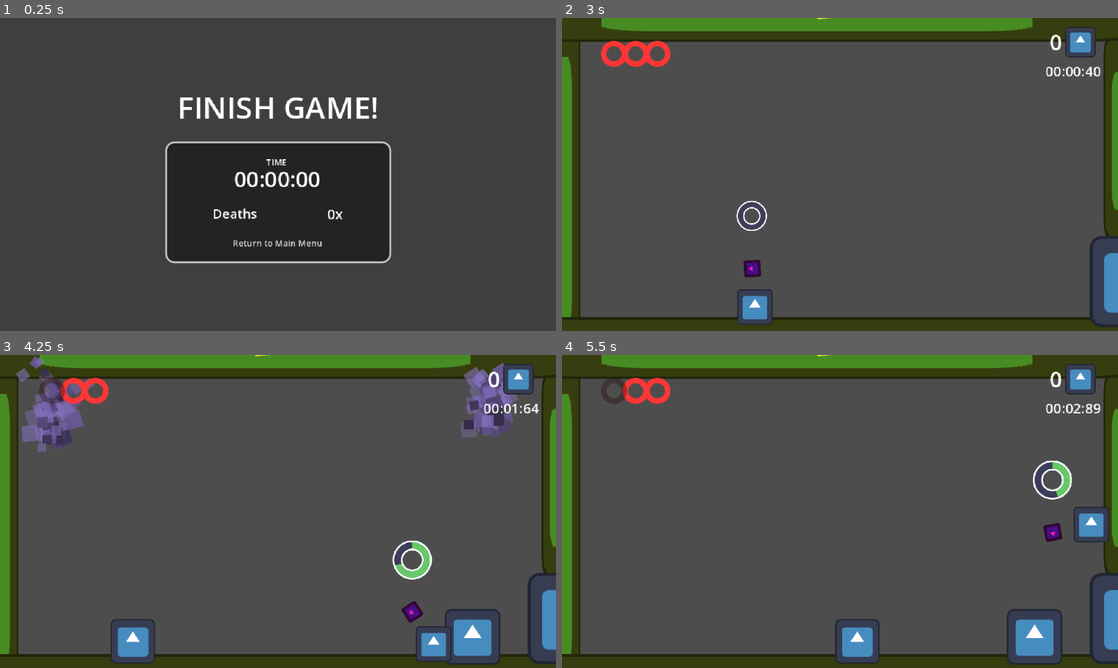
Above: before the commit, frames 1-4 (two rows, left to right).
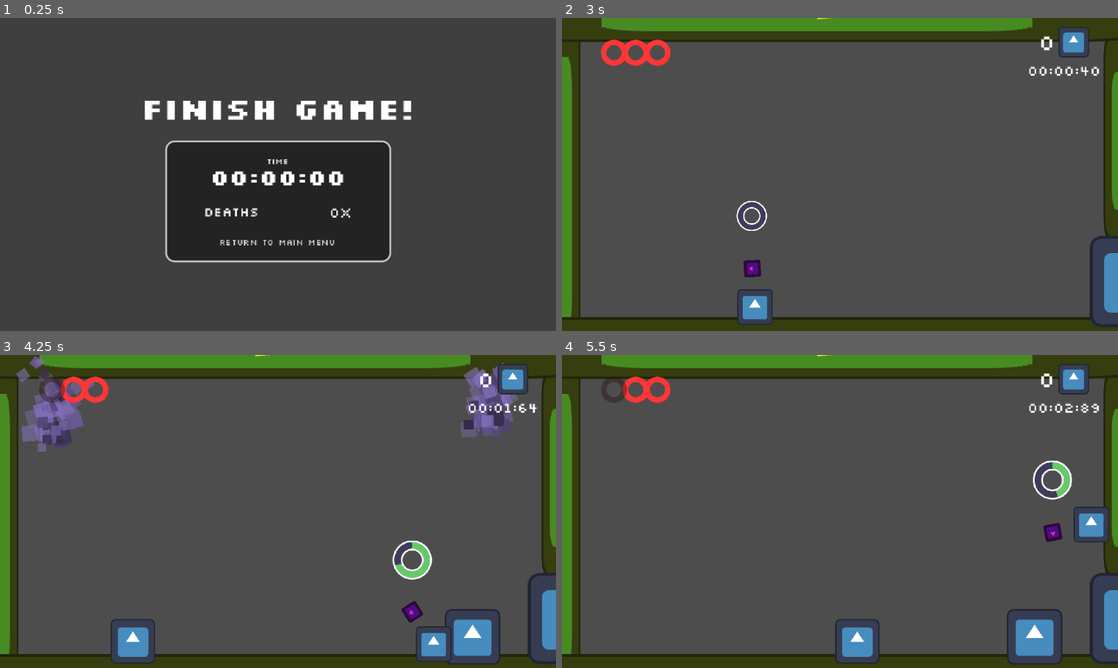
Above: after the commit, the same moments.

Repository: Juawo/hammer-game
Game: Godot game, scene res://scenes/Ui/finish_game.tscn
Same seed, same stepped clock (60 frames per second), same inputs: the game is played once before the commit and once after it. This scene is started directly instead of the project's main scene. The engine's default icon, where the game draws it, is replaced by a stand-in: a white triangle on a blue panel in a dark square.
Inputs (mouse positions are in pixels of both pictures, inside the frame that each line leads up to):
- Up to frame 1 (0.25 s): no input
- Up to frame 2 (3 s): tap Enter at 0.5 s; move the mouse to (962, 158) at 0.52 s; press the mouse at (962, 158) at 0.53 s; hold D (right) 0.53-1.25 s; tap W (jump) at 0.77 s; release the mouse at (962, 158) at 1.25 s; click "Return to Main Menu" at 1.25 s; click "PLAY" at 2 s; tap Space at 2.75 s; move the mouse to (728, 190) at 2.77 s; hold D (right) from 2.78 s (still down); click (728, 190) at 2.85 s
- Up to frame 3 (4.25 s): tap W (jump) at 3.02 s; move the mouse to (333, 442) at 3.52 s; release D (right) at 3.53 s; press the mouse at (333, 442) at 3.53 s; hold A (left) from 3.53 s (still down)
- Up to frame 4 (5.5 s): move the mouse to (812, 574) at 4.27 s; release A (left) at 4.28 s; release the mouse at (812, 574) at 4.28 s; hold D (right) from 4.28 s (still down); click (812, 574) at 4.35 s; tap W (jump) at 4.52, 5.27 s; move the mouse to (1006, 558) at 5.02 s; press the mouse at (1006, 558) at 5.03 s

The runs differ from the first frame. In frame 1, 4.2% of the frame differs, in the area x 26-74%, y 25-79%; in frame 2, 0.9%; in frame 3, 0.9%; in frame 4, 0.9%.

Commit message:
Add font resources and update UI elements in finish game and HUD scenes

Diff:
--- a/scenes/Ui/finish_game.tscn
+++ b/scenes/Ui/finish_game.tscn
@@ -1,6 +1,8 @@
 [gd_scene format=3 uid="uid://cd6ien5dwnu0l"]
 
 [ext_resource type="Script" uid="uid://df5tneuoaf0wf" path="res://scripts/Ui/finish_game.gd" id="1_eb6nq"]
+[ext_resource type="FontFile" uid="uid://8m5i3kgsh0vv" path="res://assets/ui/fonts/Silkscreen/Silkscreen-Bold.ttf" id="2_nlppt"]
+[ext_resource type="FontFile" uid="uid://brvvr62vlc34w" path="res://assets/ui/fonts/Silkscreen/Silkscreen-Regular.ttf" id="3_b6fli"]
 
 [sub_resource type="StyleBoxFlat" id="StyleBoxFlat_fwrrl"]
 bg_color = Color(0.13812661, 0.13812664, 0.13812658, 1)
@@ -50,6 +52,7 @@
 
 [node name="title" type="Label" parent="VBoxContainer" unique_id=814168550]
 layout_mode = 2
+theme_override_fonts/font = ExtResource("2_nlppt")
 theme_override_font_sizes/font_size = 35
 text = "FINISH GAME!"
 horizontal_alignment = 1
@@ -83,6 +86,7 @@
 size_flags_horizontal = 4
 size_flags_vertical = 2
 size_flags_stretch_ratio = 0.67
+theme_override_fonts/font = ExtResource("3_b6fli")
 theme_override_font_sizes/font_size = 10
 text = "TIME"
 horizontal_alignment = 1
@@ -92,6 +96,7 @@
 size_flags_horizontal = 4
 size_flags_vertical = 2
 size_flags_stretch_ratio = 0.67
+theme_override_fonts/font = ExtResource("2_nlppt")
 theme_override_font_sizes/font_size = 25
 text = "01:00 "
 horizontal_alignment = 1
@@ -105,18 +110,21 @@
 [node name="deaths_title" type="Label" parent="VBoxContainer/PanelContainer/MarginContainer/VBoxContainer/deaths" unique_id=1727658601]
 layout_mode = 2
 size_flags_horizontal = 2
+theme_override_fonts/font = ExtResource("3_b6fli")
 theme_override_font_sizes/font_size = 15
 text = "Deaths"
 
 [node name="deaths_count" type="Label" parent="VBoxContainer/PanelContainer/MarginContainer/VBoxContainer/deaths" unique_id=1348616759]
 layout_mode = 2
 size_flags_horizontal = 8
+theme_override_fonts/font = ExtResource("3_b6fli")
 text = "10x"
 
 [node name="return_btn" type="Button" parent="VBoxContainer/PanelContainer/MarginContainer/VBoxContainer" unique_id=1535923561]
 layout_mode = 2
 size_flags_horizontal = 4
 size_flags_vertical = 8
+theme_override_fonts/font = ExtResource("3_b6fli")
 theme_override_font_sizes/font_size = 10
 text = "Return to Main Menu"
 flat = true
--- a/scenes/Ui/hud.tscn
+++ b/scenes/Ui/hud.tscn
@@ -3,6 +3,7 @@
 [ext_resource type="Script" uid="uid://cy20jaxyytcfh" path="res://scripts/Ui/hud.gd" id="1_d60kb"]
 [ext_resource type="Texture2D" uid="uid://nhnoa8xmqvk" path="res://assets/ui/progress.png" id="1_i701c"]
 [ext_resource type="Texture2D" uid="uid://cvcyuf028h1f" path="res://icon.svg" id="2_d60kb"]
+[ext_resource type="FontFile" uid="uid://brvvr62vlc34w" path="res://assets/ui/fonts/Silkscreen/Silkscreen-Regular.ttf" id="3_8dv1p"]
 
 [node name="Hud" type="Control" unique_id=963638941]
 layout_mode = 3
@@ -67,6 +68,7 @@
 [node name="deaths" type="Label" parent="MarginContainer/HBoxContainer/time_and_deaths/deaths_container" unique_id=1283254104]
 layout_mode = 2
 size_flags_horizontal = 0
+theme_override_fonts/font = ExtResource("3_8dv1p")
 theme_override_font_sizes/font_size = 25
 text = "0"
 
@@ -78,5 +80,6 @@
 [node name="time_count" type="Label" parent="MarginContainer/HBoxContainer/time_and_deaths" unique_id=1382358759]
 layout_mode = 2
 size_flags_horizontal = 4
+theme_override_fonts/font = ExtResource("3_8dv1p")
 text = "00:00"
 horizontal_alignment = 1
--- a/scenes/levels/level_base.tscn
+++ b/scenes/levels/level_base.tscn
@@ -1,7 +1,6 @@
 [gd_scene format=3 uid="uid://pti5yq2b0qw8"]
 
 [ext_resource type="Script" uid="uid://x6gdsu0nh3bk" path="res://scripts/Levels/level_base.gd" id="1_vvcwp"]
-[ext_resource type="PackedScene" uid="uid://cd6ien5dwnu0l" path="res://scenes/Ui/finish_game.tscn" id="2_40ga3"]
 [ext_resource type="Script" uid="uid://bccm8qqwr8pn6" path="res://scripts/test.gd" id="2_d61h5"]
 [ext_resource type="Texture2D" uid="uid://cvcyuf028h1f" path="res://icon.svg" id="3_6cjw3"]
 [ext_resource type="PackedScene" uid="uid://c6l4fed0qo1lk" path="res://scenes/levels/level_exit.tscn" id="4_6cjw3"]
@@ -18,7 +17,6 @@
 [node name="LevelBase" type="Node2D" unique_id=1986938857 groups=["Level"]]
 script = ExtResource("1_vvcwp")
 max_enemies_allowed = 2
-next_level = ExtResource("2_40ga3")
 
 [node name="Environment" type="Node2D" parent="." unique_id=834847580]
 
--- a/scripts/Autoloads/game_manager.gd
+++ b/scripts/Autoloads/game_manager.gd
@@ -1,6 +1,6 @@
 extends Node
 
-var win_game_scene := load("res://scripts/Levels/level_base.gd")
+var win_game_scene := load("res://scenes/Ui/finish_game.tscn")
 var total_deaths := 0
 var total_time := 0.0
 var is_run_active := false
@@ -21,13 +21,14 @@
 func _on_level_started() -> void:
 	print("starded")
 	toggle_timer_count()
+	print("COUNT : ", is_run_active)
 	is_in_game = true
 
 func register_death() -> void :
 	# TODO : add scene transition with juice
 	total_deaths += 1
 	toggle_timer_count()
-	get_tree().reload_current_scene()
+	TransitionManager.transition_to_file(get_tree().current_scene.scene_file_path)
 
 func win_game() -> void :
 	# TODO :  add transition between scenes
--- a/scripts/Levels/level_base.gd
+++ b/scripts/Levels/level_base.gd
@@ -53,7 +53,8 @@
 	print("NEXT LEVEL!")
 	# add level transition / add juice/animation
 
-	if next_level :
+	if next_level != null :
+		print("NO HAVE NEXT LEVEL")
 		get_tree().change_scene_to_packed(next_level)
 	else :
 		GameManager.win_game()
